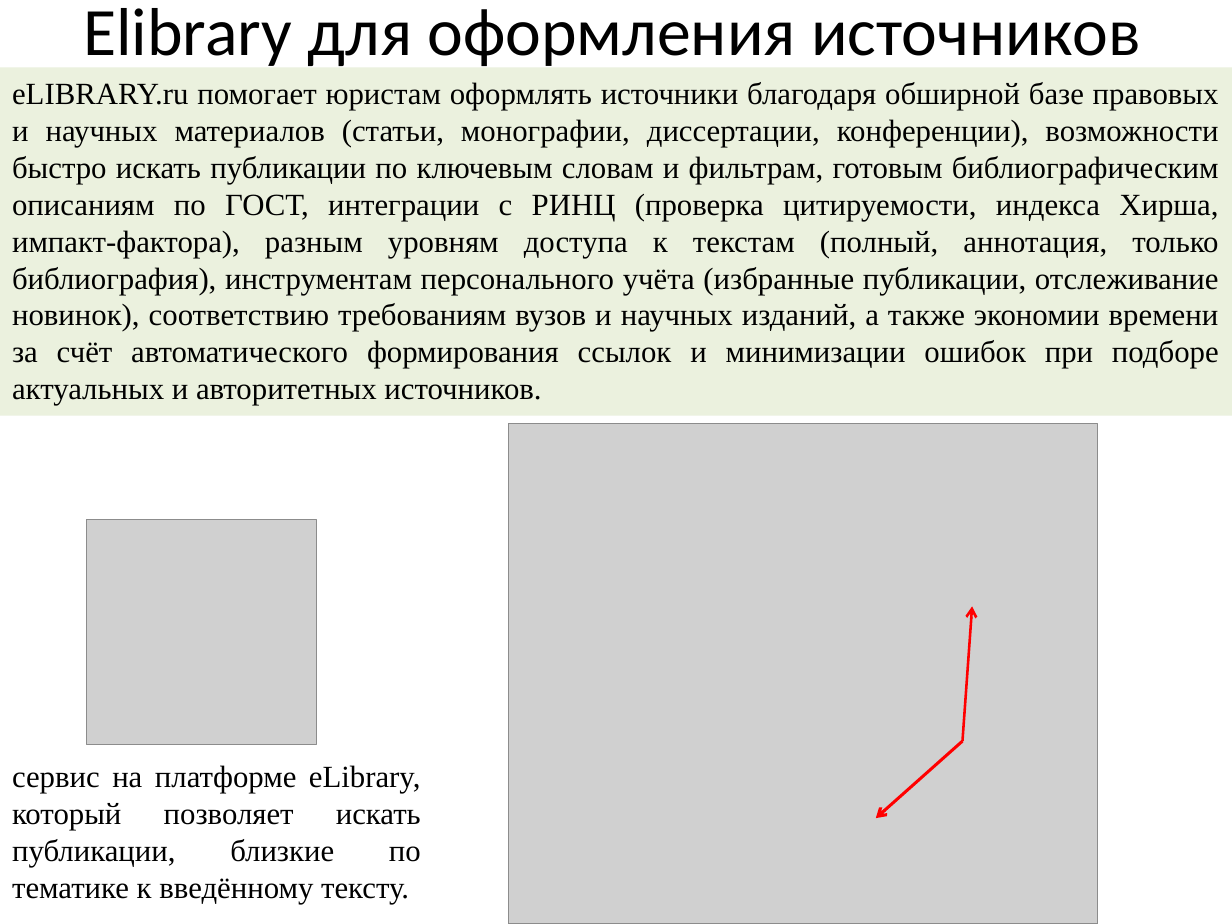
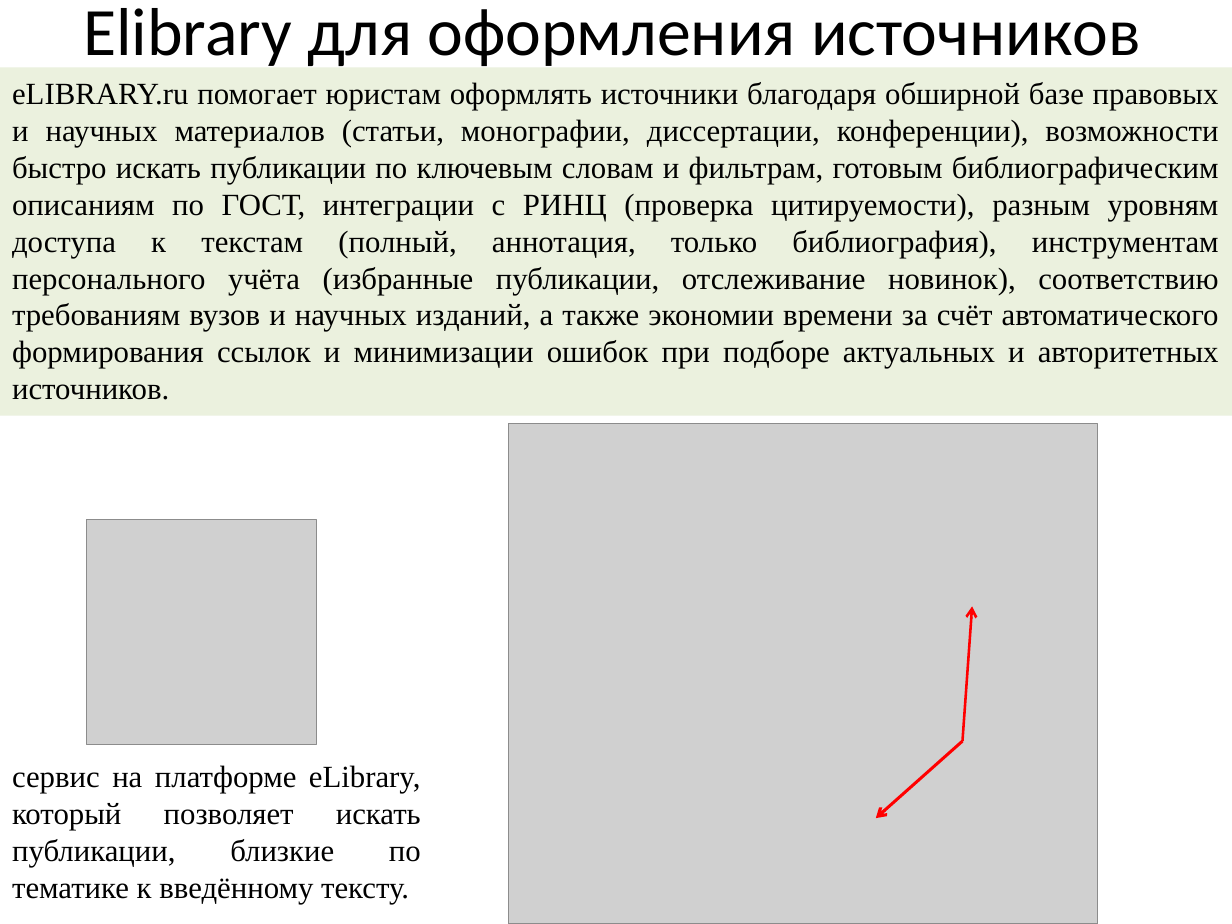
Before and after one commit to mbdatateach/site, a slide deck: slide 10 of 1юпсп/Теоретический материал.pptx (slide 14 before the commit). Drawn at 1232x924 pixels with LibreOffice and Linux fonts; fonts in the diff are those of the drawing; grey boxes stand for pictures. Boxes give left, top, right and bottom in pixels: in the first picture for what was removed or moved away, otherwise in the second. Text is boxed around its words. In the diff, an @@ line names an element or a change of style, - is before the commit and + after.

```diff
--- a/1юпсп/Теоретический материал.pptx
+++ b/1юпсп/Теоретический материал.pptx
@@ text in rectangle at box(12, 82, 1219, 400): text changed @@
-eLIBRARY.ru помогает юристам оформлять источники благодаря обширной базе правовых и научных материалов (статьи, монографии, диссертации, конференции), возможности быстро искать публикации по ключевым словам и фильтрам, готовым библиографическим описаниям по ГОСТ, интеграции с РИНЦ (проверка цитируемости, индекса Хирша, импакт‑фактора), разным уровням доступа к текстам (полный, аннотация, только библиография), инструментам персонального учёта (избранные публикации, отслеживание новинок), соответствию требованиям вузов и научных изданий, а также экономии времени за счёт автоматического формирования ссылок и минимизации ошибок при подборе актуальных и авторитетных источников.
+eLIBRARY.ru помогает юристам оформлять источники благодаря обширной базе правовых и научных материалов (статьи, монографии, диссертации, конференции), возможности быстро искать публикации по ключевым словам и фильтрам, готовым библиографическим описаниям по ГОСТ, интеграции с РИНЦ (проверка цитируемости), разным уровням доступа к текстам (полный, аннотация, только библиография), инструментам персонального учёта (избранные публикации, отслеживание новинок), соответствию требованиям вузов и научных изданий, а также экономии времени за счёт автоматического формирования ссылок и минимизации ошибок при подборе актуальных и авторитетных источников.
```
Also in this commit, not shown: 6 other slides changed, 1 slide added, 1 other file.
